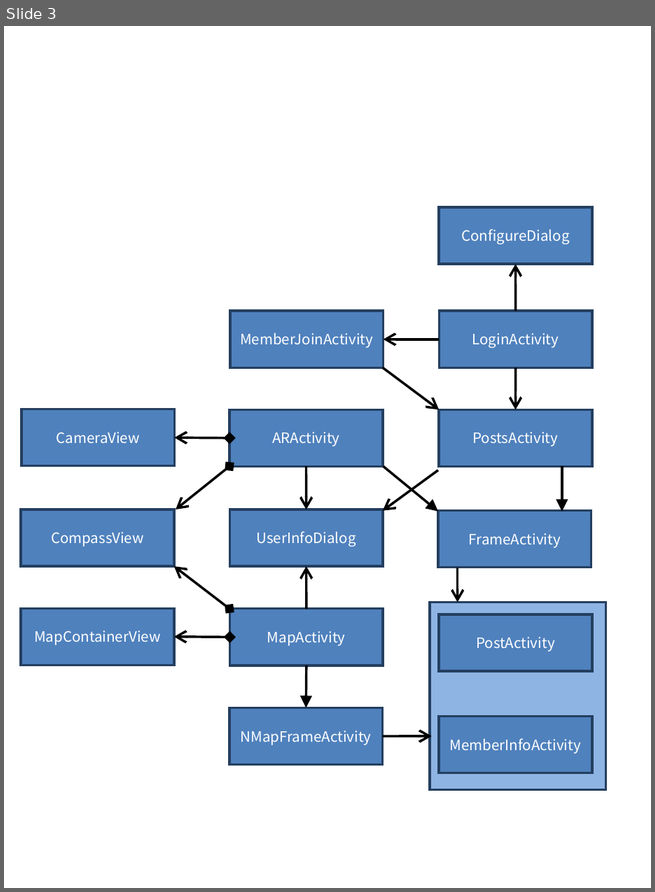
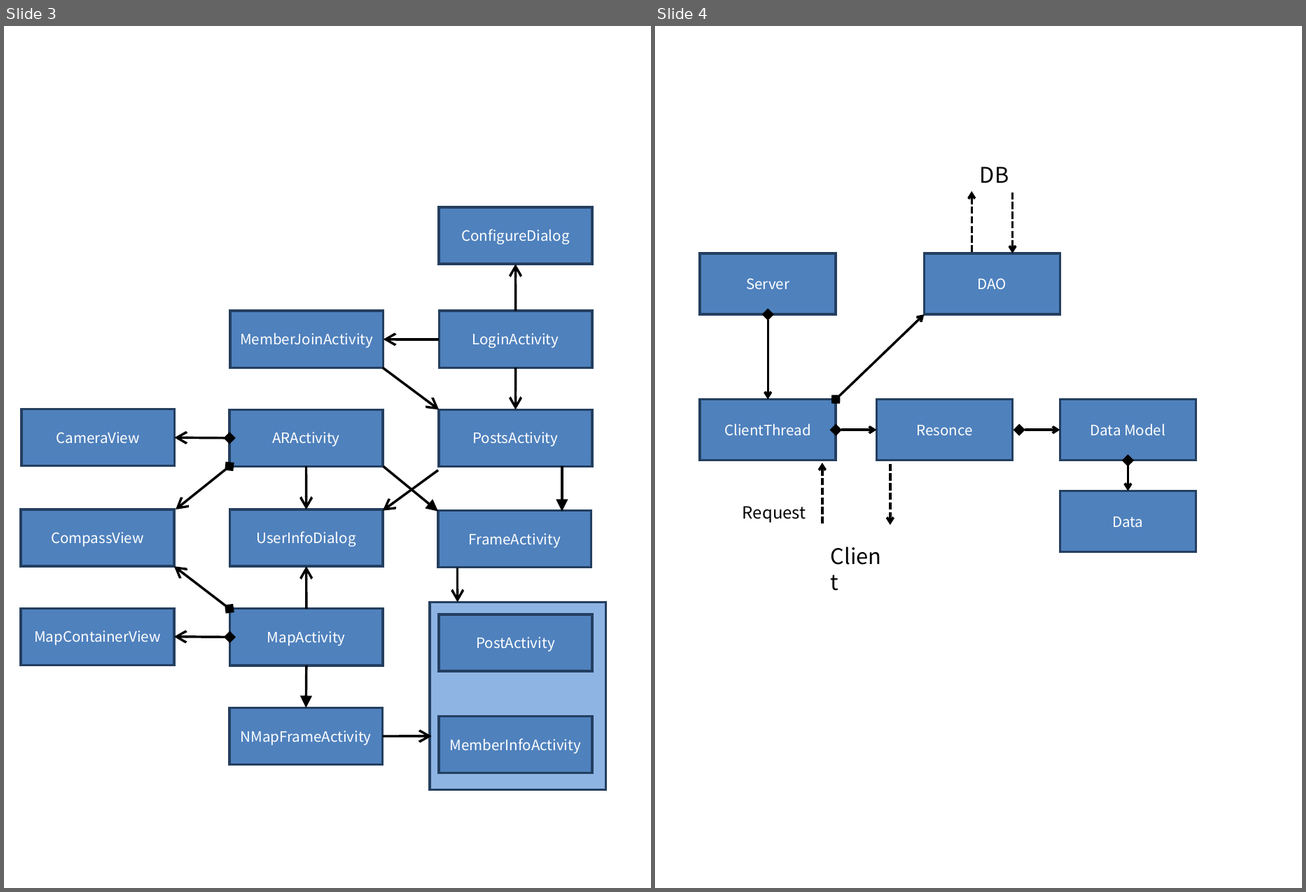
Before and after one commit to tinywind/hello-drinking, a slide deck: Reference and Document/최종제출문서/프레젠테이션1.pptx. Shown side by side, each under a label of ours: slide 3 before the commit, slides 3 and 4 after it. The pictures are 655x892 and 1306x892 pixels, drawn with LibreOffice and Linux fonts; fonts in the diff are those of the drawing. Boxes give left, top, right and bottom in pixels: in the first picture for what was removed or moved away, otherwise in the second. Text is boxed around its words. In the diff, an @@ line names an element or a change of style, - is before the commit and + after.

```diff
--- a/Reference and Document/최종제출문서/프레젠테이션1.pptx
+++ b/Reference and Document/최종제출문서/프레젠테이션1.pptx
@@ slide 4 added at <box>655,26,1302,888</box>, background #FFFFFF @@
@@ group added at <box>700,167,1195,573</box>: 6 rectangles, 5 double arrows, 4 arrows, 3 texts @@
+Server
+ClientThread
+DAO
+Resonce
+Client
+DB
+Request
+Data Model
+Data
```
Also in this commit, not shown: 3 other slides added, 11 other files.
